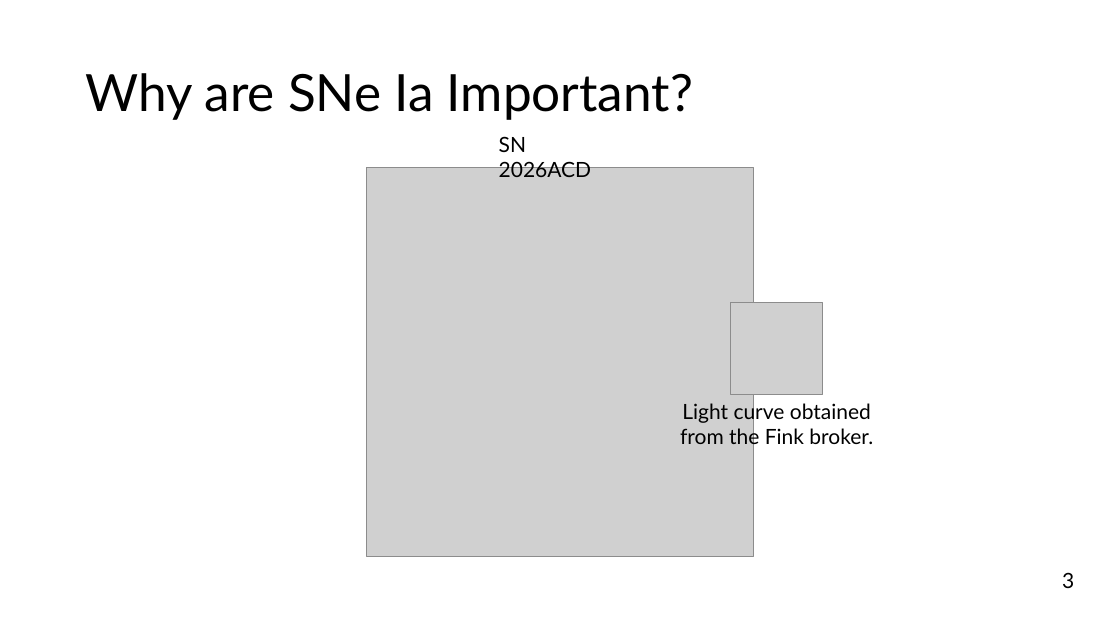
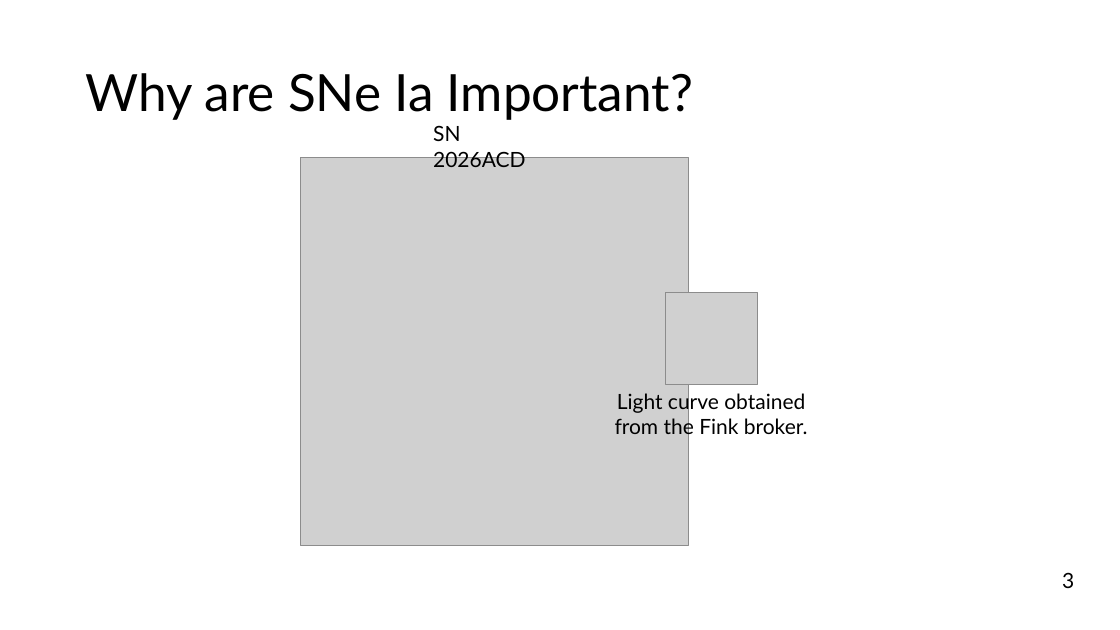
Before and after one commit to Webd0g/Honours_Project, a slide deck: slide 4 of Oral_presentation/Oral_Presentation.pptx. Drawn at 1120x630 pixels with LibreOffice and Linux fonts; fonts in the diff are those of the drawing; grey boxes stand for pictures. Boxes give left, top, right and bottom in pixels: in the first picture for what was removed or moved away, otherwise in the second. Text is boxed around its words. In the diff, an @@ line names an element or a change of style, - is before the commit and + after.

```diff
--- a/Oral_presentation/Oral_Presentation.pptx
+++ b/Oral_presentation/Oral_Presentation.pptx
@@ 2 pictures, 2 texts: place and size @@
-2 pictures, 2 texts at bbox=[366, 136, 873, 556]
+2 pictures, 2 texts at bbox=[301, 125, 808, 545]
```
Also in this commit, not shown: 4 other slides changed, 25 other files.
